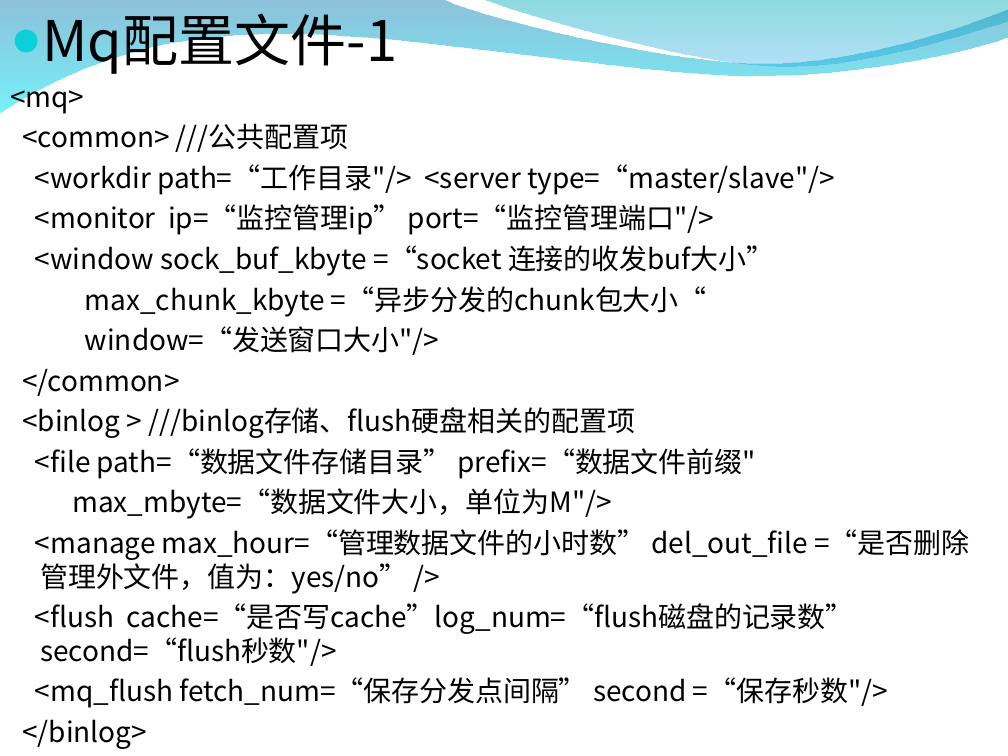
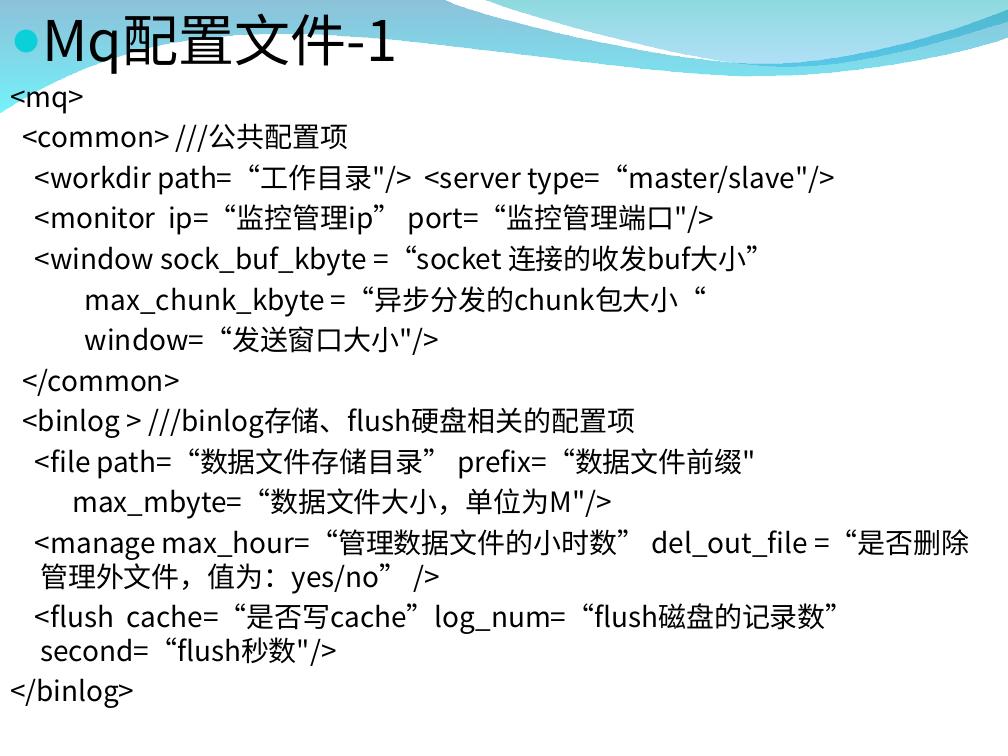
Before and after one commit to zxf1864/cwinux-mq, a slide deck: slide 9 of mq/doc/mq_introduce.ppt. Drawn at 1008x756 pixels with LibreOffice and Linux fonts; fonts in the diff are those of the drawing; background and template pictures are left out. Boxes give left, top, right and bottom in pixels: in the first picture for what was removed or moved away, otherwise in the second. Text is boxed around its words. In the diff, an @@ line names an element or a change of style, - is before the commit and + after.

```diff
--- a/mq/doc/mq_introduce.ppt
+++ b/mq/doc/mq_introduce.ppt
@@ text at [35, 677, 888, 708]: paragraph removed @@
-<mq_flush fetch_num=“保存分发点间隔” second =“保存秒数"/>
```
Also in this commit, not shown: 5 other slides changed.
